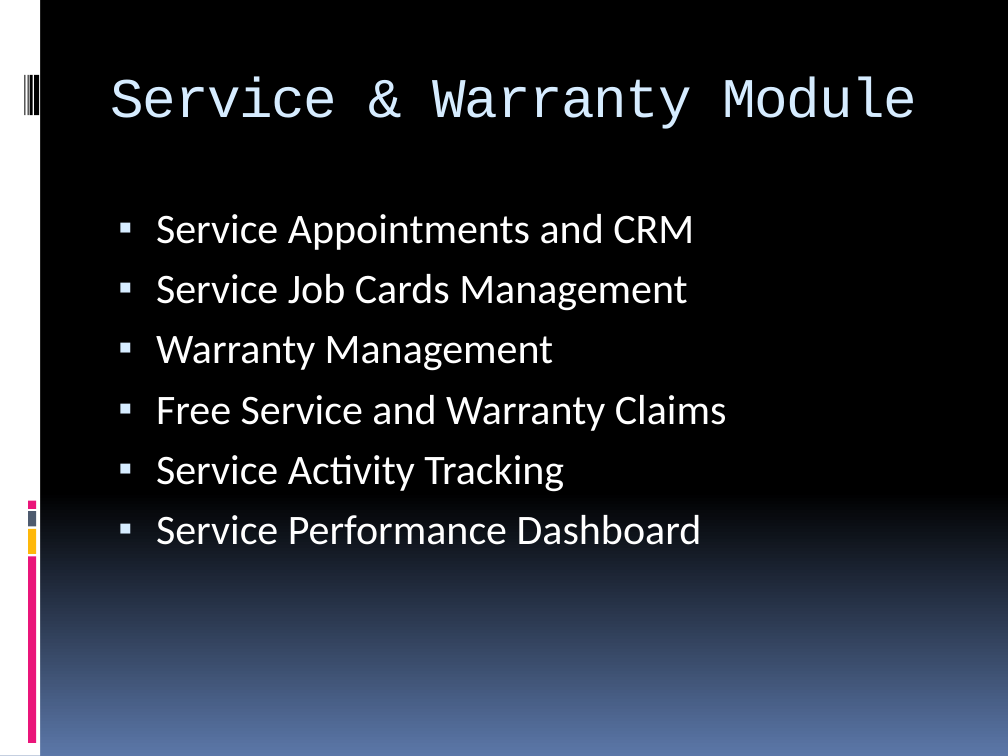
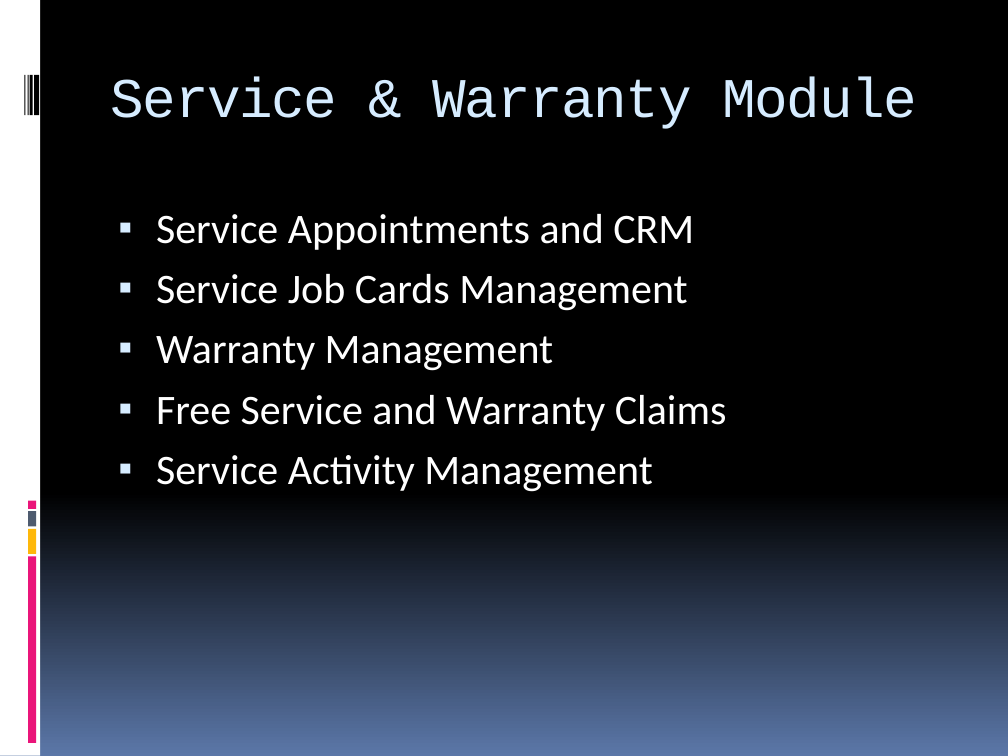
Before and after one commit to Neel-max-cpu/ppts, a slide deck: slide 15 of my ppts/dms and ecat.pptx. Drawn at 1008x756 pixels with LibreOffice and Linux fonts; fonts in the diff are those of the drawing. Boxes give left, top, right and bottom in pixels: in the first picture for what was removed or moved away, otherwise in the second. Text is boxed around its words. In the diff, an @@ line names an element or a change of style, - is before the commit and + after.

```diff
--- a/my ppts/dms and ecat.pptx
+++ b/my ppts/dms and ecat.pptx
@@ text at [156, 455, 653, 492]: text changed @@
-▪ Service Activity Tracking
-▪ Service Performance Dashboard
+▪ Service Activity Management
```
Also in this commit, not shown: 3 other slides changed, 1 slide removed, 2 other files.
